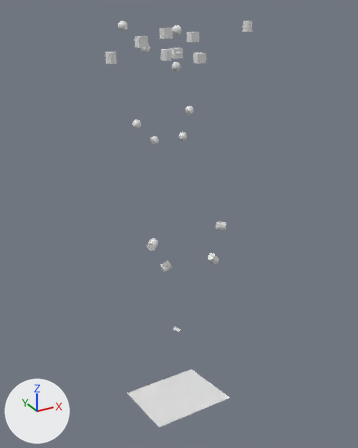
What one commit did to the Blender file blender-files/BWE_START_SINGLE_SCENE.blend.
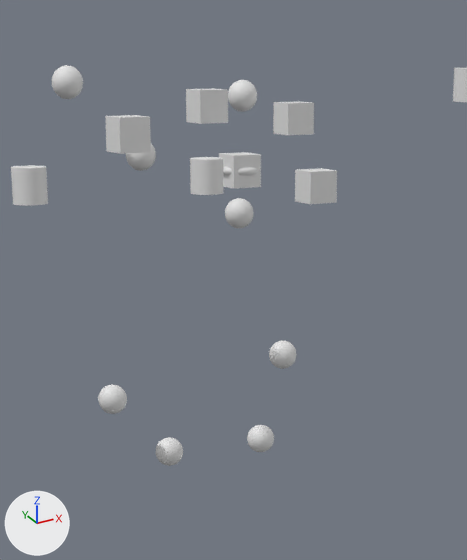
There are two pictures of each version: one whole from a camera (50 mm lens) standing at (-52.2, -96.1, 9.0) and looking at (1.1, 0.9, -39.5), one close up on the part from 28% to 69% of the width and 0% to 39% of the height. The axes (+X, +Y, +Z) are drawn at lower left. The lights are the same throughout.

Script lines for the objects in view, before the commit:
```python
me_cube_003 = bpy.data.meshes.new('Cube.003')
me_cube_003.from_pydata(...)  # a box spanning x -1.0..1.0, y -1.0..1.0, z -1.0..1.0
me_cube_003.materials.append(mat_material_001)  # white #e7e7e7
me_cube_004 = bpy.data.meshes.new('Cube.004')
me_cube_004.from_pydata(...)  # a box spanning x -1.0..1.0, y -1.0..1.0, z -1.0..1.0
me_cube_004.materials.append(mat_material_001)  # white #e7e7e7
me_sphere = bpy.data.meshes.new('Sphere')
me_sphere.from_pydata(...)  # a UV sphere (32 segments, 16 rings, poles along z) spanning x -1.0..1.0, y -1.0..1.0, z -1.0..1.0
me_sphere_010 = bpy.data.meshes.new('Sphere.010')
me_sphere_010.from_pydata(...)  # a UV sphere (32 segments, 16 rings, poles along z) spanning x -1.0..1.0, y -1.0..1.0, z -1.0..1.0
me_sphere_011 = bpy.data.meshes.new('Sphere.011')
me_sphere_011.from_pydata(...)  # a UV sphere (32 segments, 16 rings, poles along z) spanning x -1.0..1.0, y -1.0..1.0, z -1.0..1.0
me_sphere_013 = bpy.data.meshes.new('Sphere.013')
me_sphere_013.from_pydata(...)  # a UV sphere (32 segments, 16 rings, poles along z) spanning x -1.0..1.0, y -1.0..1.0, z -1.0..1.0
ob_cube = bpy.data.objects.new('Cube', me_cube_003)
ob_cube.location = (4.99, -1.28, -1.1)
ob_sphere = bpy.data.objects.new('Sphere', me_sphere)
ob_sphere.location = (3.35, 5.78, 4.22)
ob_sphere_004 = bpy.data.objects.new('Sphere.004', me_sphere_010)
ob_sphere_004.location = (-6.97, 5.78, -15.24)
ob_sphere_005 = bpy.data.objects.new('Sphere.005', me_sphere_011)
ob_sphere_005.location = (6.66, 5.78, -13.41)
ob_sphere_007 = bpy.data.objects.new('Sphere.007', me_sphere_013)
ob_sphere_007.location = (-2.67, 5.78, -19.47)
ob_wheel = bpy.data.objects.new('Wheel', me_cube_004)
ob_wheel.location = (-1.14, 2.34, 3.82)
# also in view: 'Sphere.003' at (-9.4, 5.8, 5.3); 'Sphere.001' at (3.1, 5.8, -3.4); 'Tube.001' at (-16.8, -5.7, 0.3); 'cubeCurve' at (0.0, 0.0, 0.0); 'Car' at (6.2, 3.8, 2.8)
```
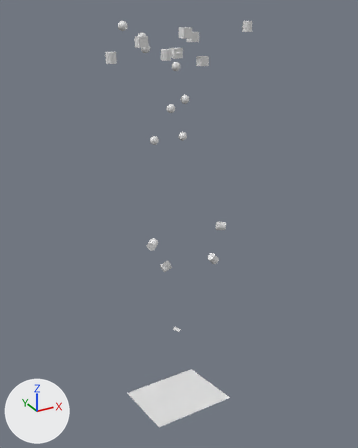
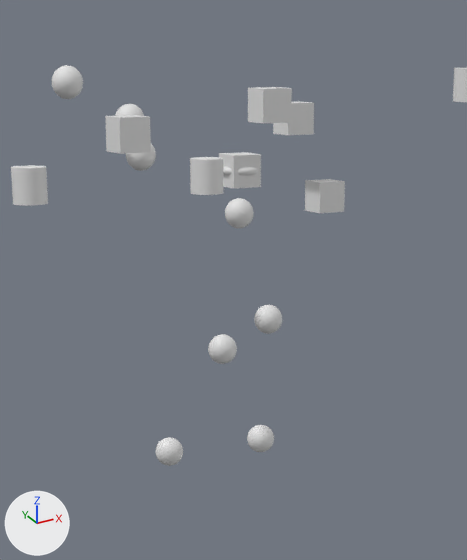
What differs and where, as boxes (x1, y1, x2, y2) in the close-ups (467 x 560 px):
'Cube', moved: before (295, 168, 337, 204); after (248, 87, 292, 123)
'Wheel', moved: before (186, 88, 228, 124); after (305, 179, 345, 213)
'Sphere.004', moved: before (98, 384, 127, 414); after (208, 334, 237, 364)
'Sphere.005', moved: before (269, 340, 297, 369); after (254, 305, 282, 334)
'Sphere', moved: before (228, 80, 257, 112); after (115, 104, 144, 116)

The change, as a list of edits to the scene's bpy script:
```text
Change ob_cube:
    ob_cube.location: (4.99, -1.28, -1.1) -> (0.59, -2.79, 4.04)
Change ob_wheel:
    ob_wheel.location: (-1.14, 2.34, 3.82) -> (8.67, 3.63, -2.31)
Change ob_sphere:
    ob_sphere.location: (3.35, 5.78, 4.22) -> (-4.3, 7.44, 2.83)
Change ob_sphere_004:
    ob_sphere_004.location: (-6.97, 5.78, -15.24) -> (0.49, 3.5, -12.09)
Change ob_sphere_005:
    ob_sphere_005.location: (6.66, 5.78, -13.41) -> (4.91, 4.86, -10.61)
```
